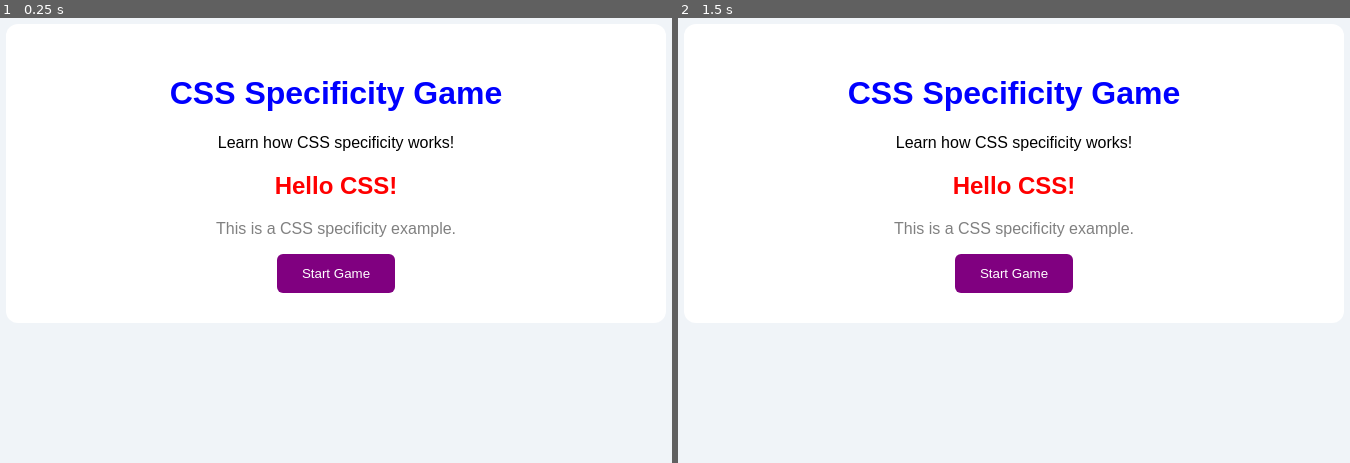
Above: before the commit, frames 1-2 (left to right).
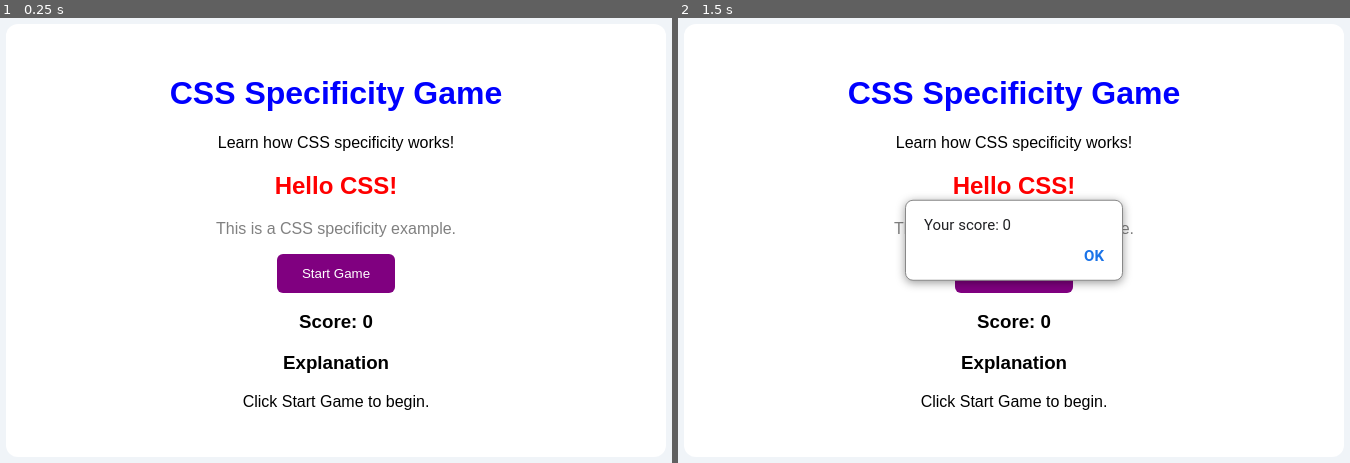
Above: after the commit, the same moments.

Repository: subasriangusamy2007-byte/css-specificity-game
Game: browser game, page index.html
The game is run twice, just before and just after one commit, with the same random seed, the same clock (stepped at 60 frames per second) and the same inputs. When the page shows a pop-up message, it is drawn as a white box for half a second while everything else waits; a line starting with > is the answer the replay typed.
Inputs:
- Up to frame 1 (0.25 s): no input
- Up to frame 2 (1.5 s): click "Start Game" at 0.27 s; click "Start Game" at 0.77 s; click "Start Game" at 1.27 s

The runs differ from the first frame. In frame 1, 0.7% of the frame differs, in the area x 36-64%, y 66-89%; in frame 2, 2.9%, in the area x 33-67%, y 40-89%.

Commit message:
Update index.html

Diff:
--- a/index.html
+++ b/index.html
@@ -8,17 +8,26 @@
     <link rel="stylesheet" href="style.css">
 </head>
 <body>
-
     <div class="container">
         <h1>CSS Specificity Game</h1>
         <p>Learn how CSS specificity works!</p>
 
         <h2 id="heading" class="title">Hello CSS!</h2>
 
-        <p class="description">This is a CSS specificity example.</p>
+        <p class="description">
+            This is a CSS specificity example.
+        </p>
 
         <button>Start Game</button>
+
+        <h3>Score: <span id="score">0</span></h3>
+
+        <h3>Explanation</h3>
+        <p id="explanation">
+            Click Start Game to begin.
+        </p>
     </div>
 
+    <script src="game.js"></script>
 </body>
 </html>
